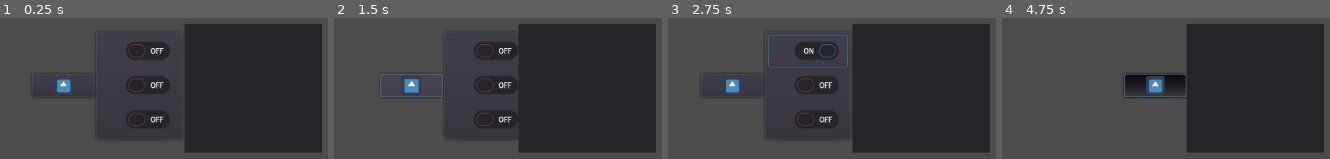
Above: before the commit, frames 1-4 (left to right).
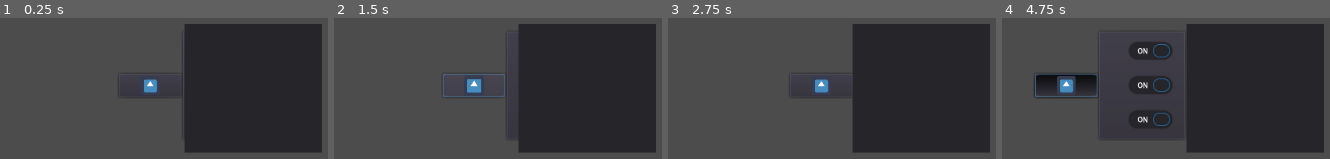
Above: after the commit, the same moments.

Repository: abderrahman504/Godot-custom-classes
Game: Godot game, scene res://Control Testing Ground.tscn
The game is run twice, just before and just after one commit, with the same random seed, the same clock (stepped at 60 frames per second) and the same inputs. The project has no main scene, so this scene is started directly. The engine's default icon, where the game draws it, is replaced by a stand-in: a white triangle on a blue panel in a dark square.
Inputs (mouse positions are in pixels of both pictures, inside the frame that each line leads up to; where the layout moved, square brackets give the same spot in the first picture):
- Up to frame 1 (0.25 s): no input
- Up to frame 2 (1.5 s): click (488, 85) [399, 85] at 0.5 s; click (399, 85) [488, 85] at 1.25 s
- Up to frame 3 (2.75 s): click (897, 51) [809, 51] at 2 s
- Up to frame 4 (4.75 s): click (1231, 85) [1143, 85] at 2.75 s; click (1231, 119) [1143, 119] at 3.5 s; click (1156, 85) [1067, 85] at 4.25 s

The runs differ from the first frame. In frame 1, 4.9% of the frame differs, in the area x 17-52%, y 17-80%; in frame 2, 5.6%; in frame 3, 5.4%; in frame 4, 7.9%, in the area x 9-57%, y 17-80%.

Commit message:
Remove redundant print statements

Diff:
--- a/Control Testing Ground.tscn
+++ b/Control Testing Ground.tscn
@@ -24,7 +24,6 @@
 }
 attachmentDirection = 2
 handleSize = Vector2( 80, 30 )
-isOpen = true
 
 [node name="VBoxContainer" type="VBoxContainer" parent="Panel/DrawerContainer"]
 margin_left = 7.0
--- a/UI/DrawerContainer.gd
+++ b/UI/DrawerContainer.gd
@@ -91,16 +91,12 @@
 				targetPosition = Vector2(parentRightX - rect_size.x, rect_position.y)
 
 	var tween := create_tween()
-	print("tween called")
-
 	tween.tween_method(self, "set_position", rect_position, targetPosition, 0.3).set_trans(Tween.TRANS_QUAD).set_ease(Tween.EASE_OUT)
-
 	moving = true
 	tween.tween_property(self, "moving", false, 0)
 
 
 func on_handle_pressed() -> void:
-	print("handle pressed")
 	close() if isOpen else open()
 
 func open() -> void:
